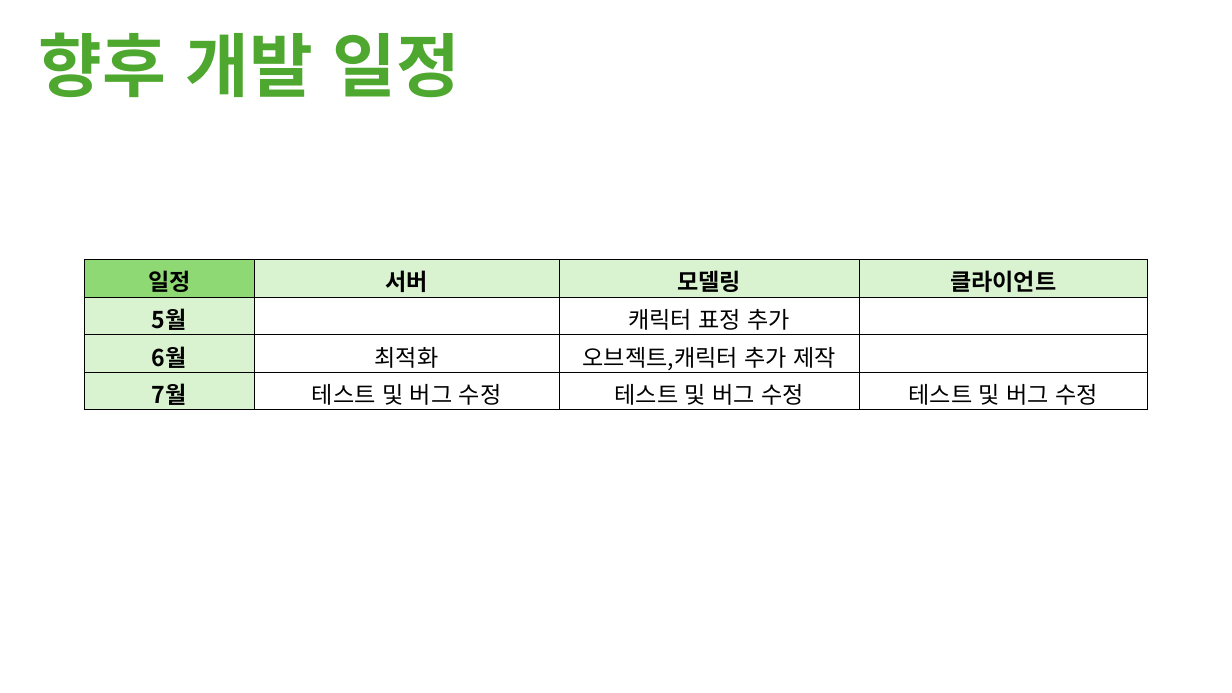
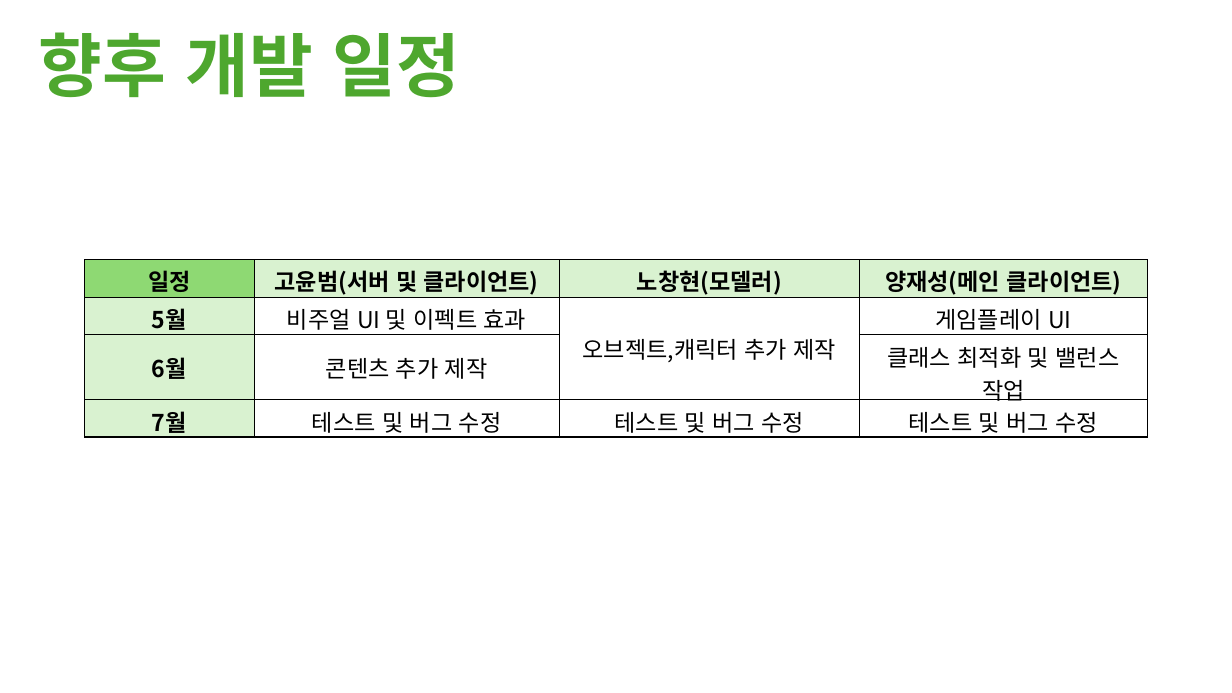
Before and after one commit to M055B411/23TH_TUK_Senior_Project, a slide deck: slide 15 of 제안서/EatUpAll_고윤범_노창현_양재성.pptx. Drawn at 1232x693 pixels with LibreOffice and Linux fonts; fonts in the diff are those of the drawing. Boxes give left, top, right and bottom in pixels: in the first picture for what was removed or moved away, otherwise in the second. Text is boxed around its words. In the diff, an @@ line names an element or a change of style, - is before the commit and + after.

Commit message:
Docs: Add Renew 중간발표용 EatUpAll_고윤범_노창현_양재성.ppt
- Upload 'EatUpAll_고윤범_노창현_양재성.ppt'

```diff
--- a/제안서/EatUpAll_고윤범_노창현_양재성.pptx
+++ b/제안서/EatUpAll_고윤범_노창현_양재성.pptx
@@ table at [85, 260, 1147, 437] @@
-row 1: 일정 | 서버 | 모델링 | 클라이언트
+row 1: 일정 | 고윤범(서버 및 클라이언트) | 노창현(모델러) | 양재성(메인 클라이언트)
-row 2: 5월 |  | 캐릭터 표정 추가 | 
+row 2: 5월 | 비주얼 UI 및 이펙트 효과 | 오브젝트,캐릭터 추가 제작 | 게임플레이 UI
-row 3: 6월 | 최적화 | 오브젝트,캐릭터 추가 제작 | 
+row 3: 6월 | 콘텐츠 추가 제작 |  | 클래스 최적화 및 밸런스 작업
```
Also in this commit, not shown: 8 other slides changed, 2 slides added, 2 slides removed, 3 other files.
